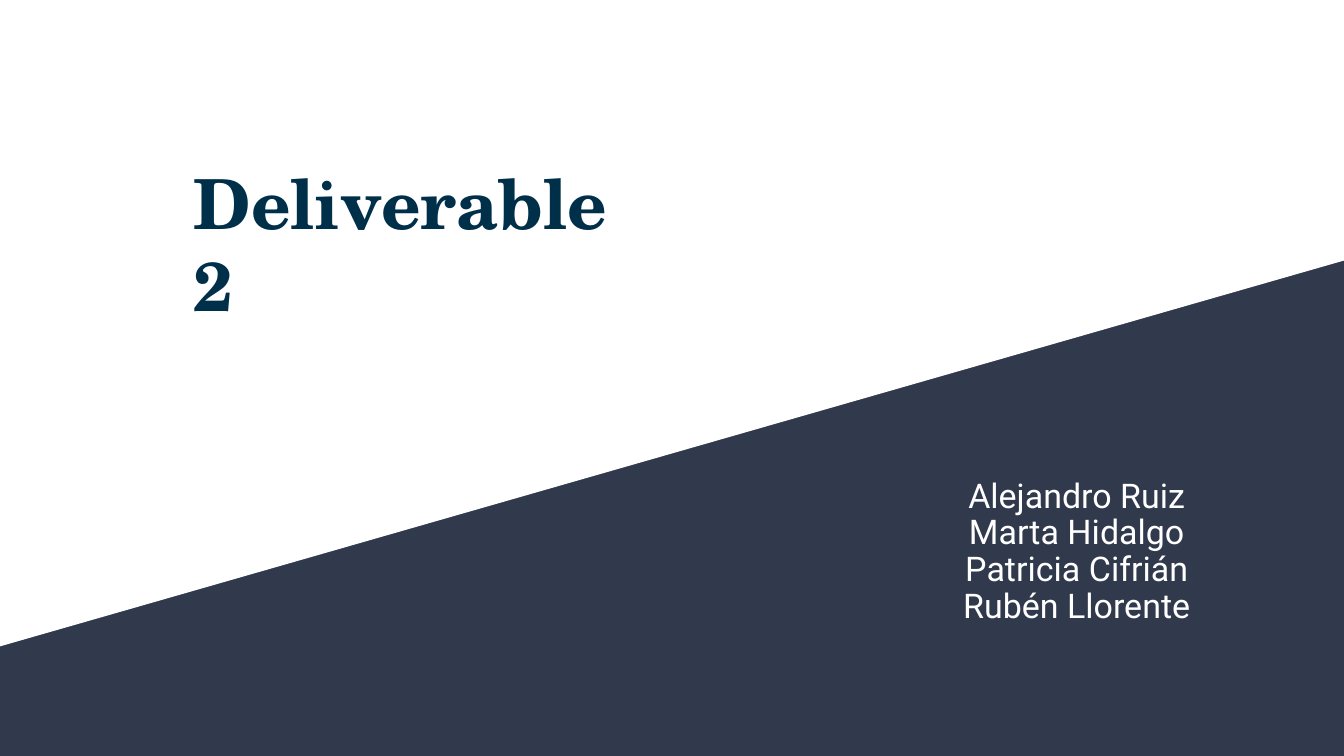
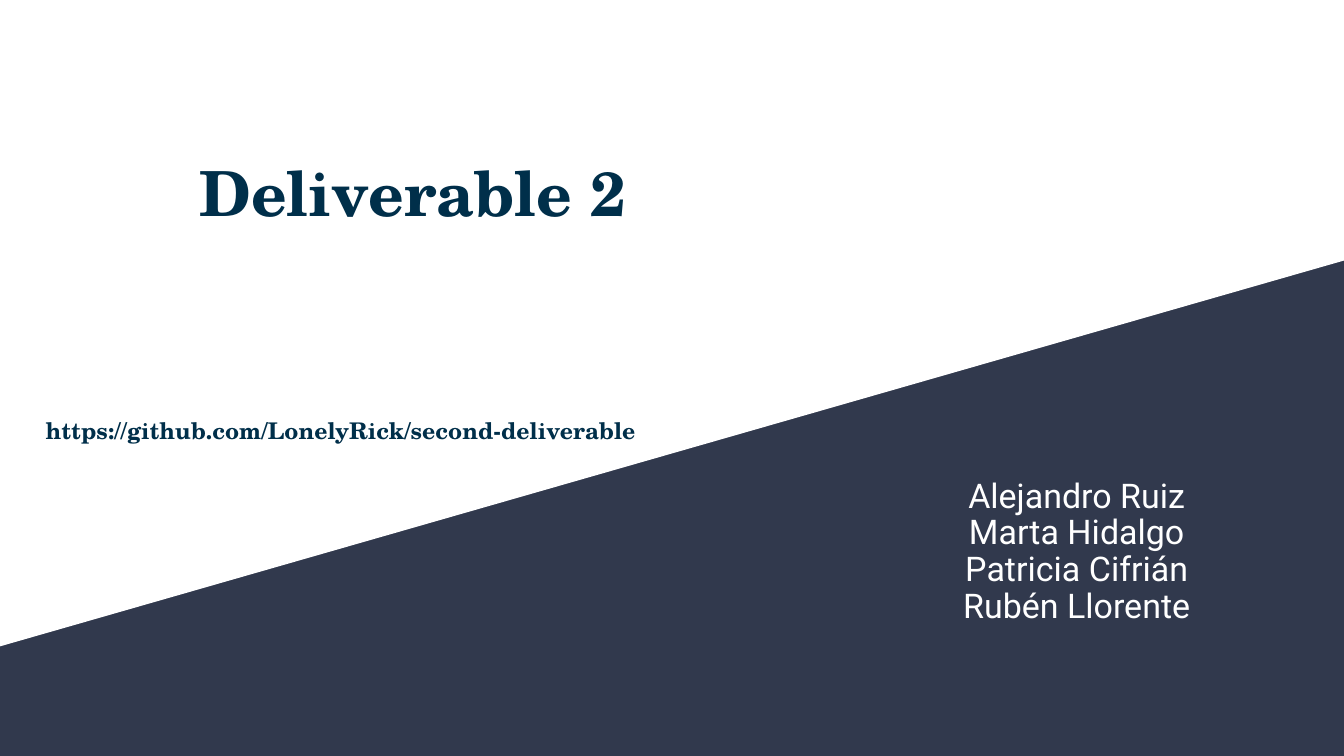
Before and after one commit to LonelyRick/second-deliverable, a slide deck: slide 1 of Presentation.pptx. Drawn at 1344x756 pixels with LibreOffice and Linux fonts; fonts in the diff are those of the drawing. Boxes give left, top, right and bottom in pixels: in the first picture for what was removed or moved away, otherwise in the second. Text is boxed around its words. In the diff, an @@ line names an element or a change of style, - is before the commit and + after.

Commit message:
Modify presentation

```diff
--- a/Presentation.pptx
+++ b/Presentation.pptx
@@ title "Deliverable 2" at <box>199,170,626,217</box>: size 37 to 33.3 pt @@
@@ title added at <box>46,422,636,444</box>, 12.3 pt, text #002F4A, bold @@
+https://github.com/LonelyRick/second-deliverable
```
